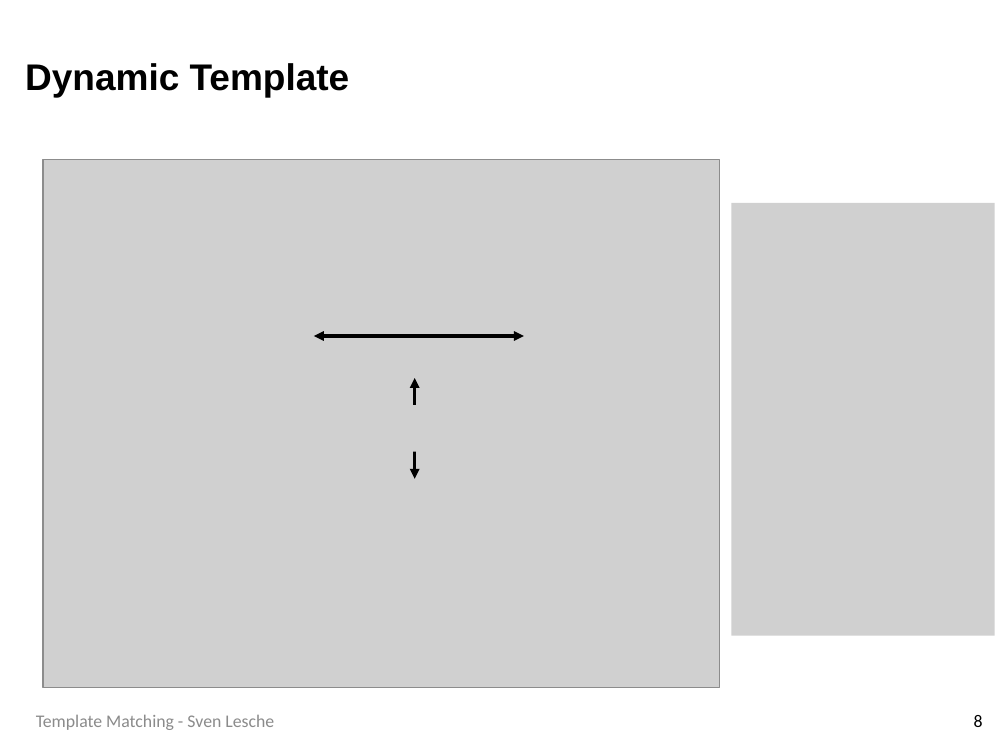
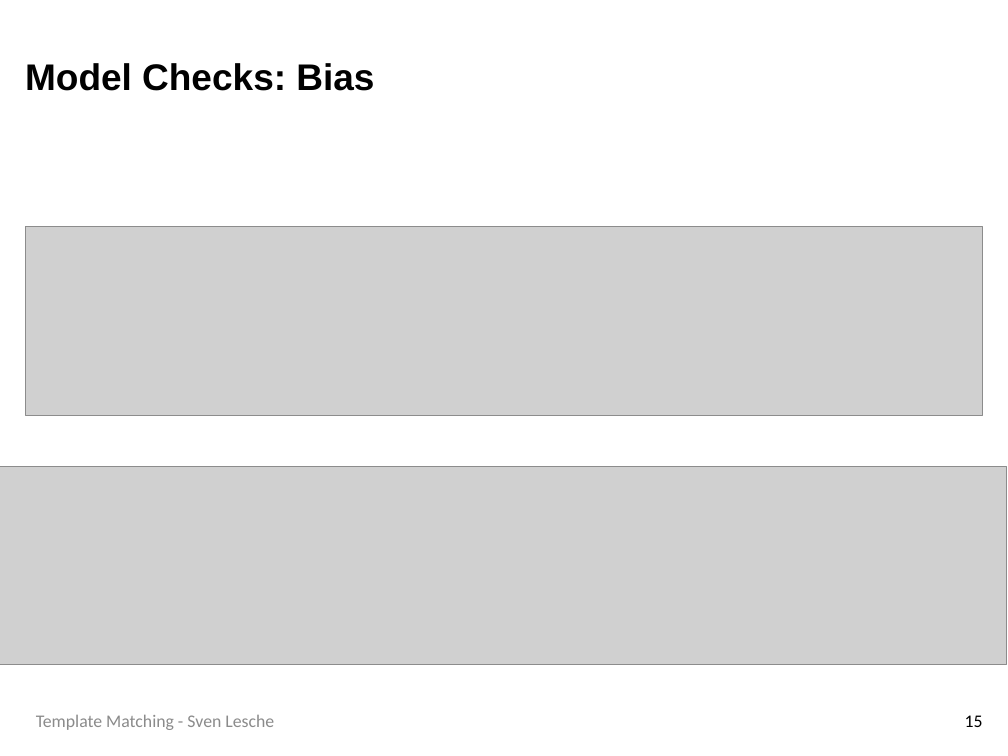
Before and after one commit to SLesche/levy-intelligence, a slide deck: slide 15 of presentations/levy_presentation.pptx (slide 8 before the commit). Drawn at 1008x756 pixels with LibreOffice and Linux fonts; fonts in the diff are those of the drawing; grey boxes stand for pictures; background and template pictures are left out. Boxes give left, top, right and bottom in pixels: in the first picture for what was removed or moved away, otherwise in the second. Text is boxed around its words. In the diff, an @@ line names an element or a change of style, - is before the commit and + after.

```diff
--- a/presentations/levy_presentation.pptx
+++ b/presentations/levy_presentation.pptx
@@ title at box(25, 63, 374, 91): text changed @@
-Dynamic Template
+Model Checks: Bias
@@ picture removed at box(43, 160, 719, 688) @@
@@ picture removed at box(732, 203, 995, 636) @@
@@ picture added at box(26, 227, 983, 416) @@
@@ double arrow removed from (314, 336) to (524, 336) @@
@@ double arrow removed from (415, 378) to (415, 479) @@
@@ picture removed at box(314, 405, 457, 452) @@
@@ picture added at box(0, 466, 1007, 665) @@
@@ page number at box(965, 715, 983, 727): text changed @@
-8
+15
```
Also in this commit, not shown: 13 other slides changed, 3 slides added, 26 slides removed.
